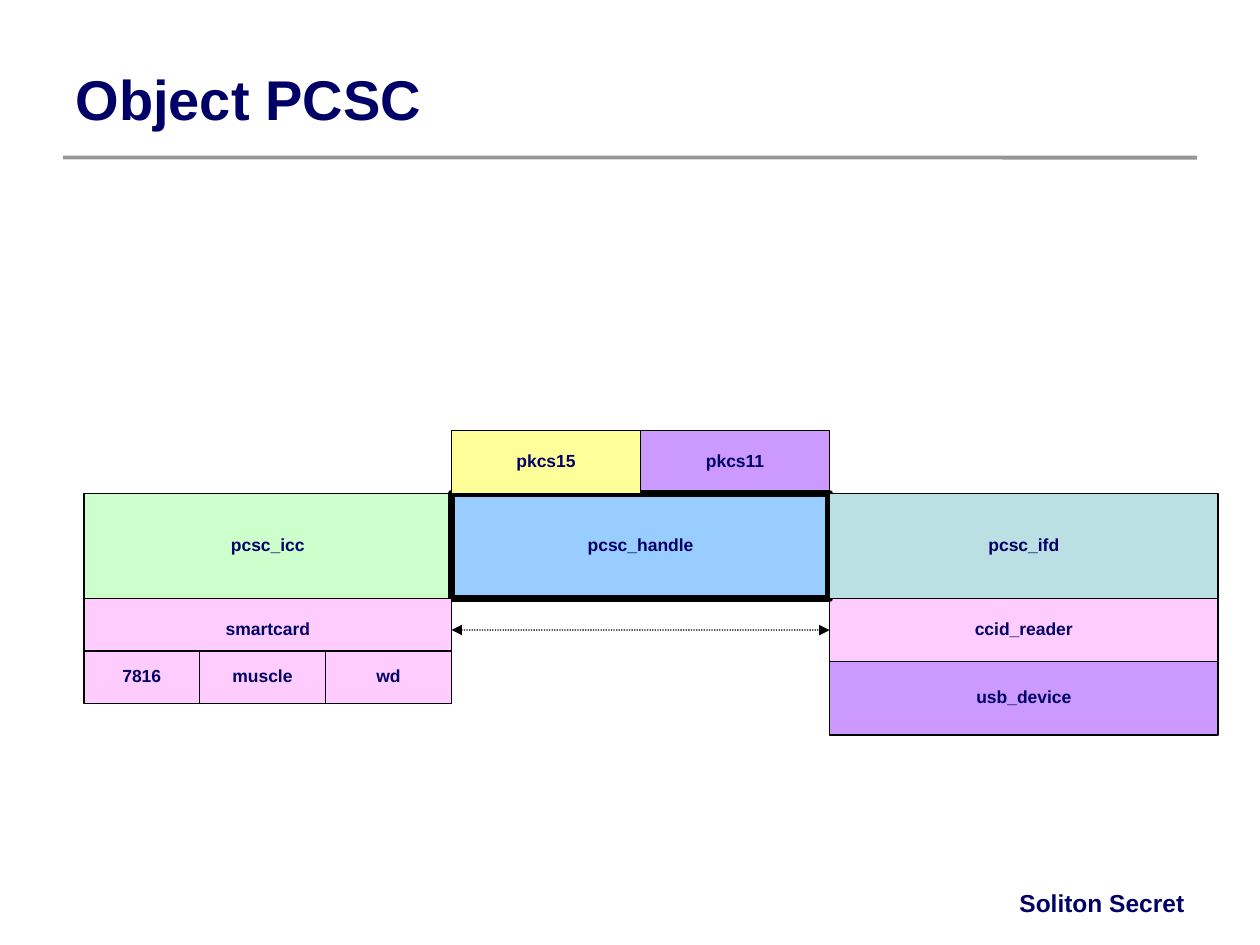
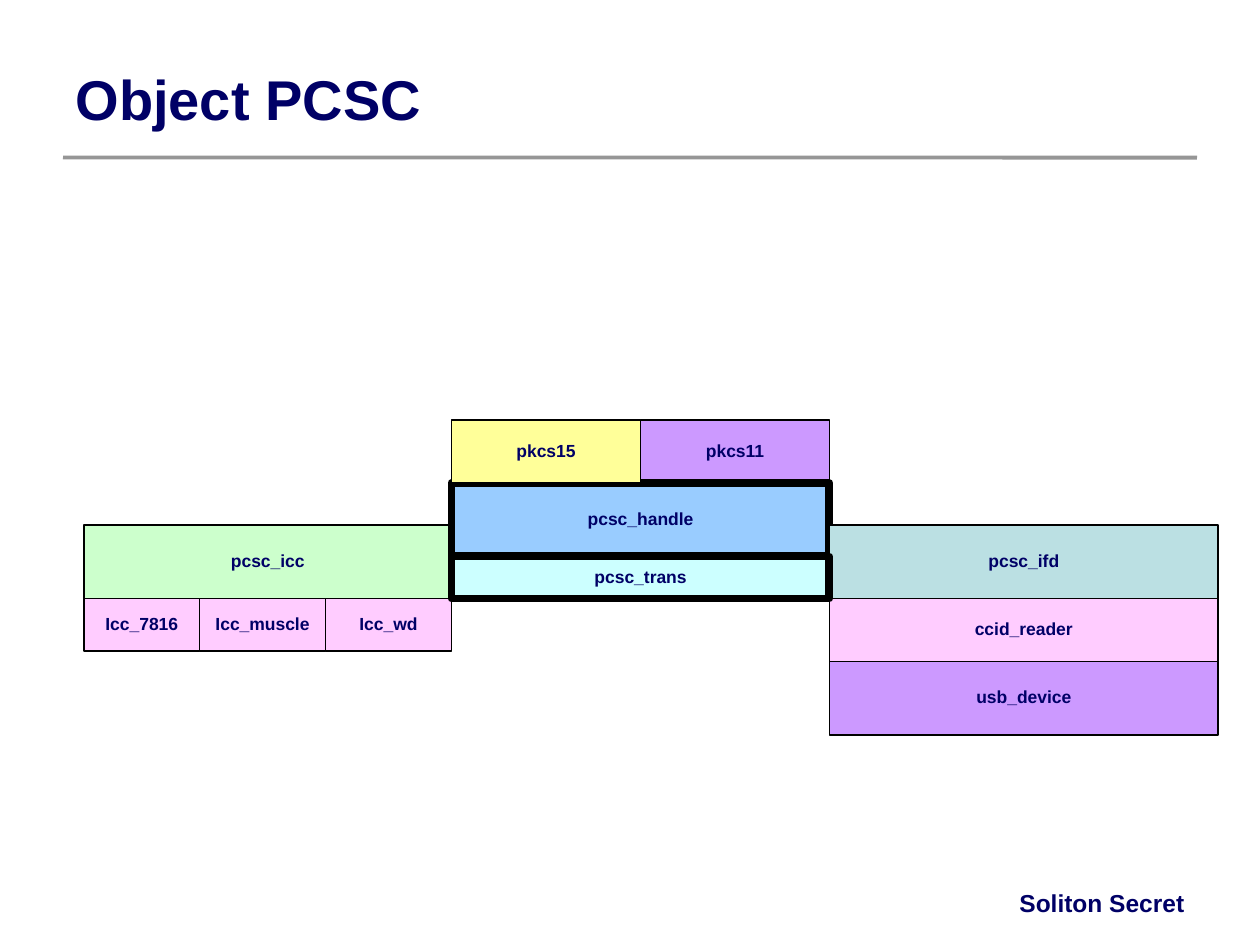
Before and after one commit to trietptm/zealdoc, a slide deck: slide 12 of rabox/netsvc-arch.ppt. Drawn at 1260x945 pixels with LibreOffice and Linux fonts; fonts in the diff are those of the drawing; background and template pictures are left out. Boxes give left, top, right and bottom in pixels: in the first picture for what was removed or moved away, otherwise in the second. Text is boxed around its words. In the diff, an @@ line names an element or a change of style, - is before the commit and + after.

```diff
--- a/rabox/netsvc-arch.ppt
+++ b/rabox/netsvc-arch.ppt
@@ rectangle "pkcs15": place and size @@
-rectangle "pkcs15" at <box>451,431,640,494</box>
+rectangle "pkcs15" at <box>451,420,640,483</box>
@@ rectangle "pkcs11": place and size @@
-rectangle "pkcs11" at <box>640,431,829,494</box>
+rectangle "pkcs11" at <box>640,420,829,483</box>
@@ rectangle "pcsc_handle": place and size @@
-rectangle "pcsc_handle" at <box>451,494,829,598</box>
+rectangle "pcsc_handle" at <box>451,483,829,556</box>
@@ rectangle "pcsc_icc": place and size @@
-rectangle "pcsc_icc" at <box>84,494,452,598</box>
+rectangle "pcsc_icc" at <box>84,525,452,598</box>
@@ rectangle "pcsc_ifd": place and size @@
-rectangle "pcsc_ifd" at <box>829,494,1217,598</box>
+rectangle "pcsc_ifd" at <box>829,525,1217,598</box>
@@ rectangle added at <box>451,557,829,598</box>, fill #CCFFFF, outline #000000 4.51 pt, 10 pt, text #000066, bold @@
+pcsc_trans
@@ 3 rectangles: place and size @@
-3 rectangles at <box>84,651,451,704</box>
+3 rectangles at <box>84,598,451,651</box>
@@ rectangle removed at <box>84,598,452,662</box> @@
-smartcard
@@ text in rectangle at <box>105,617,178,632</box>: text changed @@
-7816
+Icc_7816
@@ text in rectangle at <box>215,617,309,632</box>: text changed @@
-muscle
+Icc_muscle
@@ text in rectangle at <box>359,617,417,632</box>: text changed @@
-wd
+Icc_wd
@@ double arrow removed from (451, 630) to (829, 630) @@
```
Also in this commit, not shown: 2 other files.
